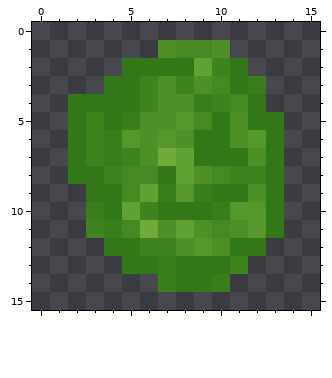
Pixel-art sprite -- src/main/resources/it/unibo/project/sprite/obstacle/bush.png. The picture above was drawn from the file before the commit.
The file is 16x16 pixels. Pixels under 10% opacity are left out. Colours within 5 levels of each other are drawn and written as one.
Now the later version:
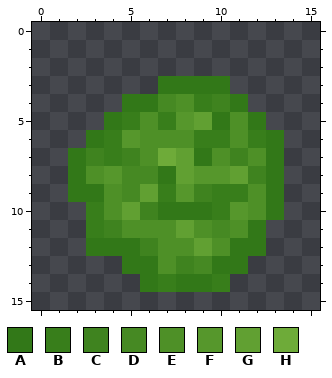
Palette (. is transparent): A #327818  B #387e1b  C #3f831f  D #468923  E #4e9027  F #56972c  G #61a032  H #6eab39
What changed:
@@ x 0..15 @@
  0 ................
- 1 .......EDDE.....
- 2 .....AAAAGCA....
- 3 ....AACECEDAB...
- 4 ..AAAACEEBCDA...
- 5 ..ACABEEFDAEAA..
- 6 ..ACBFEFEAAEFA..
- 7 ..ACBCEHGAAAEA..
- 8 ..AACDDAGEDCCA..
- 9 ...AADGBFBAAEA..
-10 ...BAGCAAABFFA..
-11 ...CBDHEGEDEFA..
-12 ....AACCEFEAA...
-13 .....AABAAAC....
-14 .......BAAB.....
+ 1 ................
+ 2 ................
+ 3 .......AAAA.....
+ 4 .....AADEBCA....
+ 5 ....ABEBFGAEA...
+ 6 ...ABFEEEBBEBA..
+ 7 ..ACBCEHGAECEA..
+ 8 ..AEFDDAGFFGCA..
+ 9 ..AAEDGBFCBBEA..
+10 ...BEGCAAABFEA..
+11 ...BCEEEGEDEA...
+12 ...AAACEEGEAA...
+13 .....AAECDAA....
+14 ......ABAAB.....
 15 ................
Where, in picture pixels (left, top, right, bottom), the same in both pictures:
changed: (68, 40, 284, 292)
